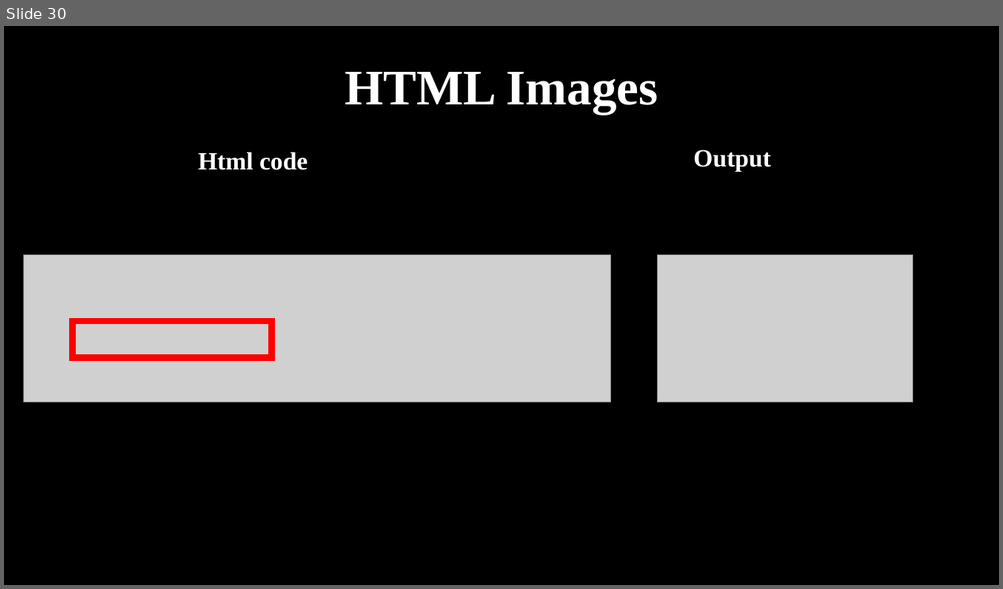
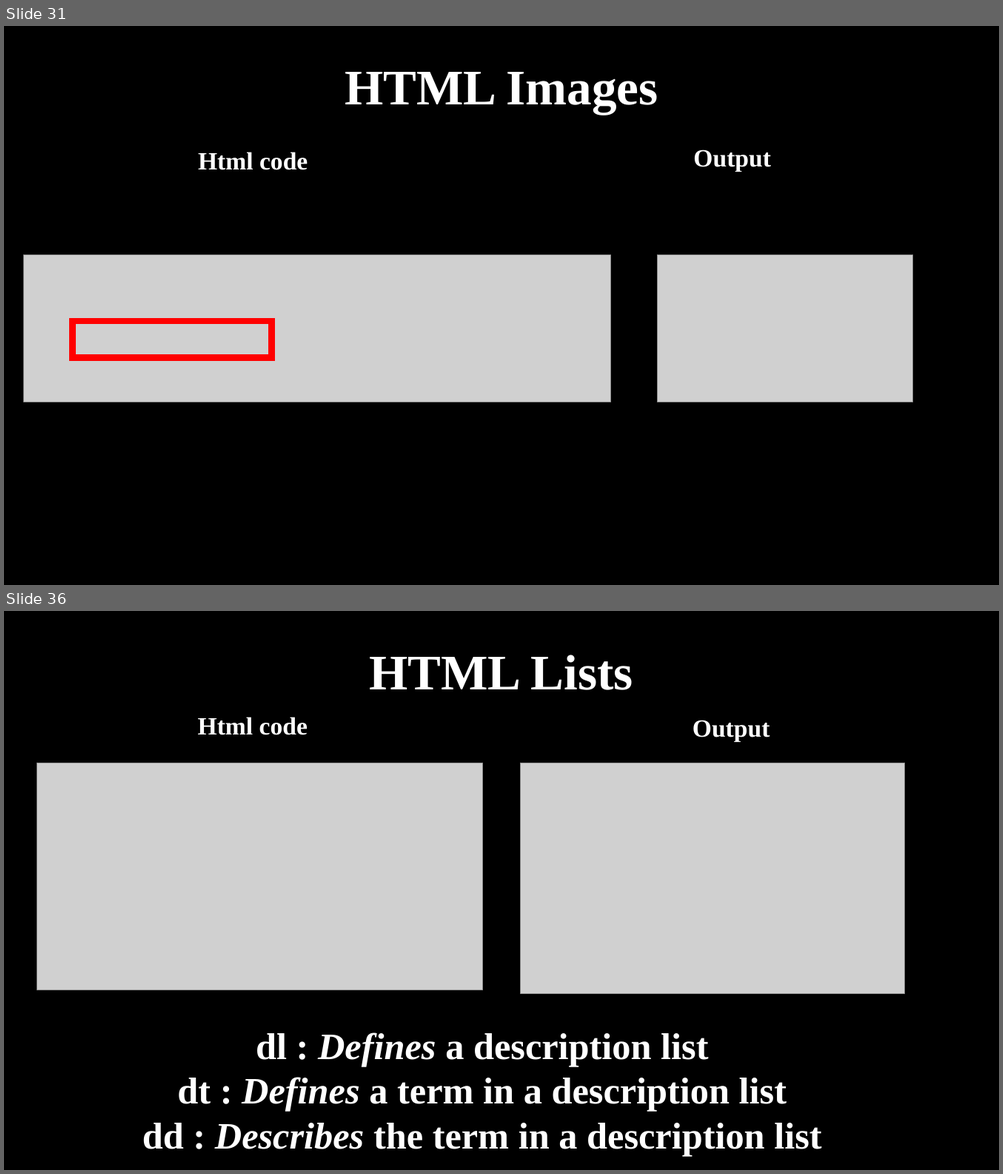
Before and after one commit to haiderIbrahem/ASPU_WEB, a slide deck: web.pptx. Shown one above the other, each under a label of ours: slide 30 before the commit, slides 31 and 36 after it; the slides between them are not shown. The pictures are 1003x589 and 1003x1174 pixels, drawn with LibreOffice and Linux fonts; fonts in the diff are those of the drawing; grey boxes stand for pictures. Boxes give left, top, right and bottom in pixels: in the first picture for what was removed or moved away, otherwise in the second. Text is boxed around its words. In the diff, an @@ line names an element or a change of style, - is before the commit and + after.

Commit message:
add new slides

```diff
--- a/web.pptx
+++ b/web.pptx
@@ slide 36 added at (4,611,999,1170), background #000000 @@
@@ title added at (370,655,633,690), 48 pt, text #FFFFFF, bold @@
+HTML Lists
@@ text added at (198,717,307,735), 24 pt, text #FFFFFF, bold @@
+Html code
@@ text added at (692,720,770,742), 24 pt, text #FFFFFF, bold @@
+Output
@@ picture added at (37,763,482,991) @@
@@ picture added at (521,763,904,994) @@
@@ text added at (142,1033,821,1157), 36 pt, text #FFFFFF, bold @@
+dl : Defines a description list
+dt : Defines a term in a description list
+dd : Describes the term in a description list
@@ what was slide 30 is now slide 31 @@
```
Also in this commit, not shown: 3 slides changed, 9 other slides added.
